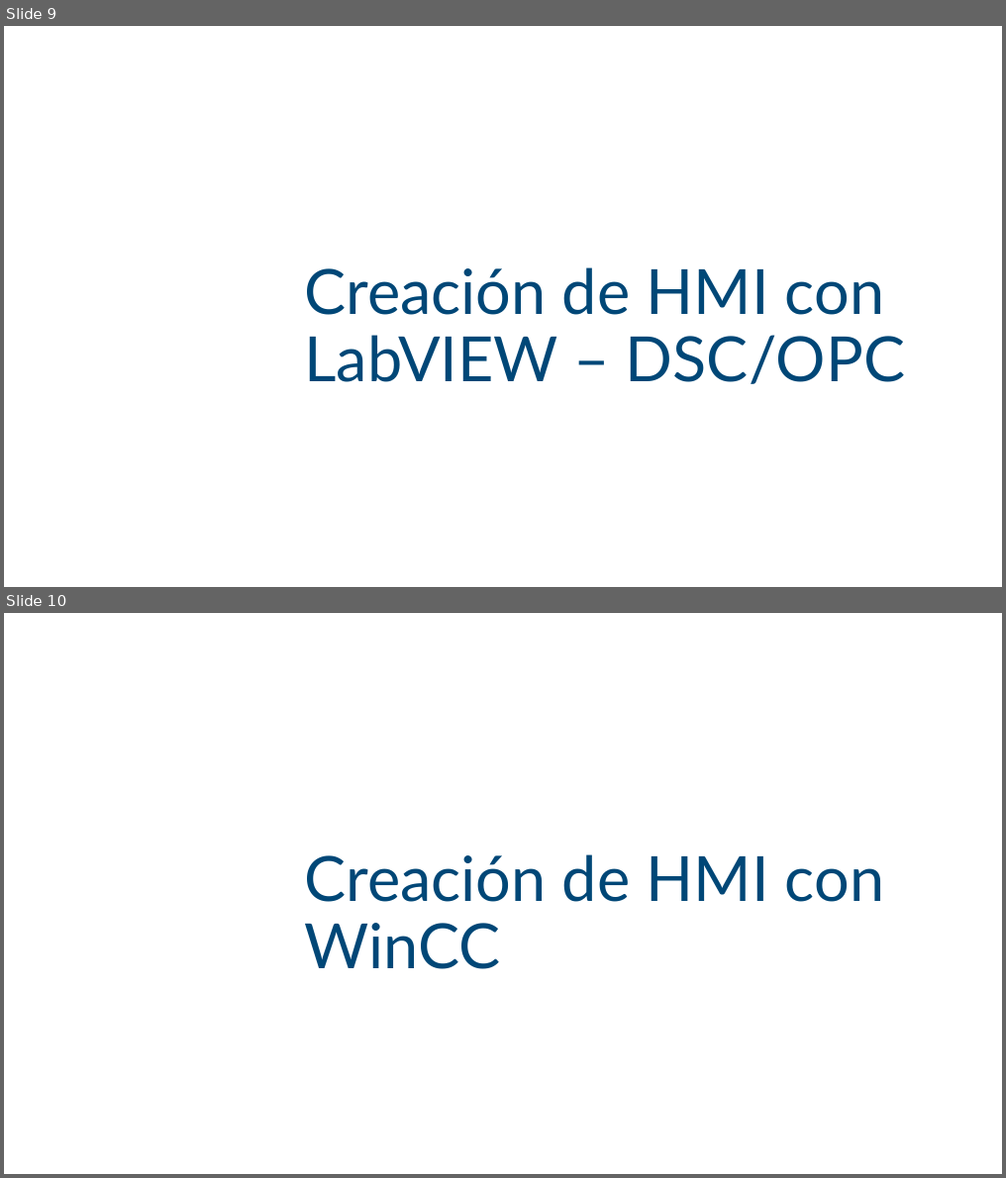
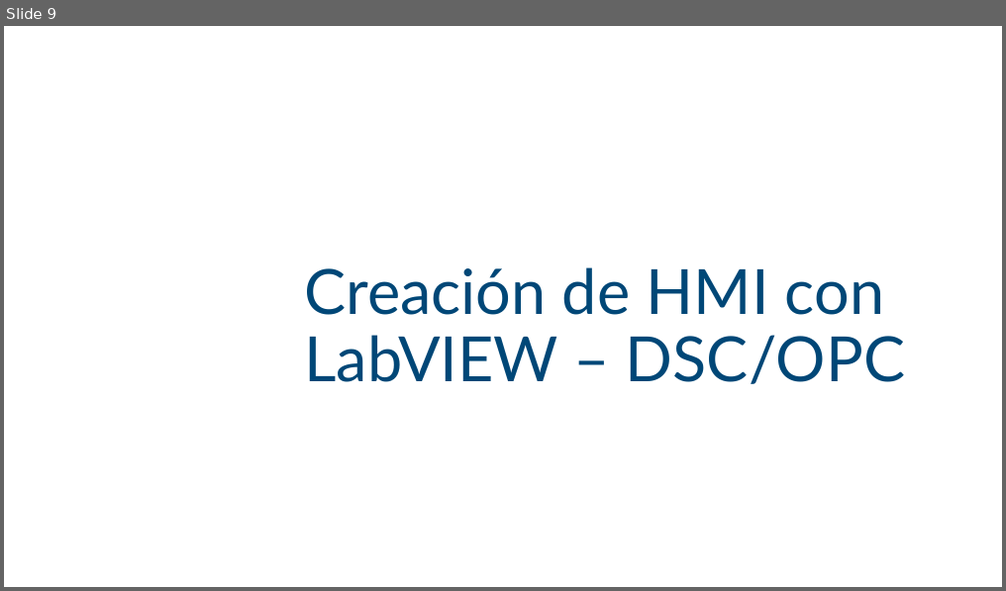
Before and after one commit to cjuarezramos/HMILabVIEW, a slide deck: Creación de HMI.pptx. Shown one above the other, each under a label of ours: slides 9 and 10 before the commit, slide 9 after it. The pictures are 1006x1178 and 1006x591 pixels, drawn with LibreOffice and Linux fonts; fonts in the diff are those of the drawing; background and template pictures are left out. Boxes give left, top, right and bottom in pixels: in the first picture for what was removed or moved away, otherwise in the second. Text is boxed around its words. In the diff, an @@ line names an element or a change of style, - is before the commit and + after.

```diff
--- a/Creación de HMI.pptx
+++ b/Creación de HMI.pptx
@@ slide 10 removed at box(4, 613, 1002, 1174), background #FFFFFF @@
@@ title removed at box(305, 855, 884, 969) @@
-Creación de HMI con WinCC
```
Also in this commit, not shown: 34 slides added.
